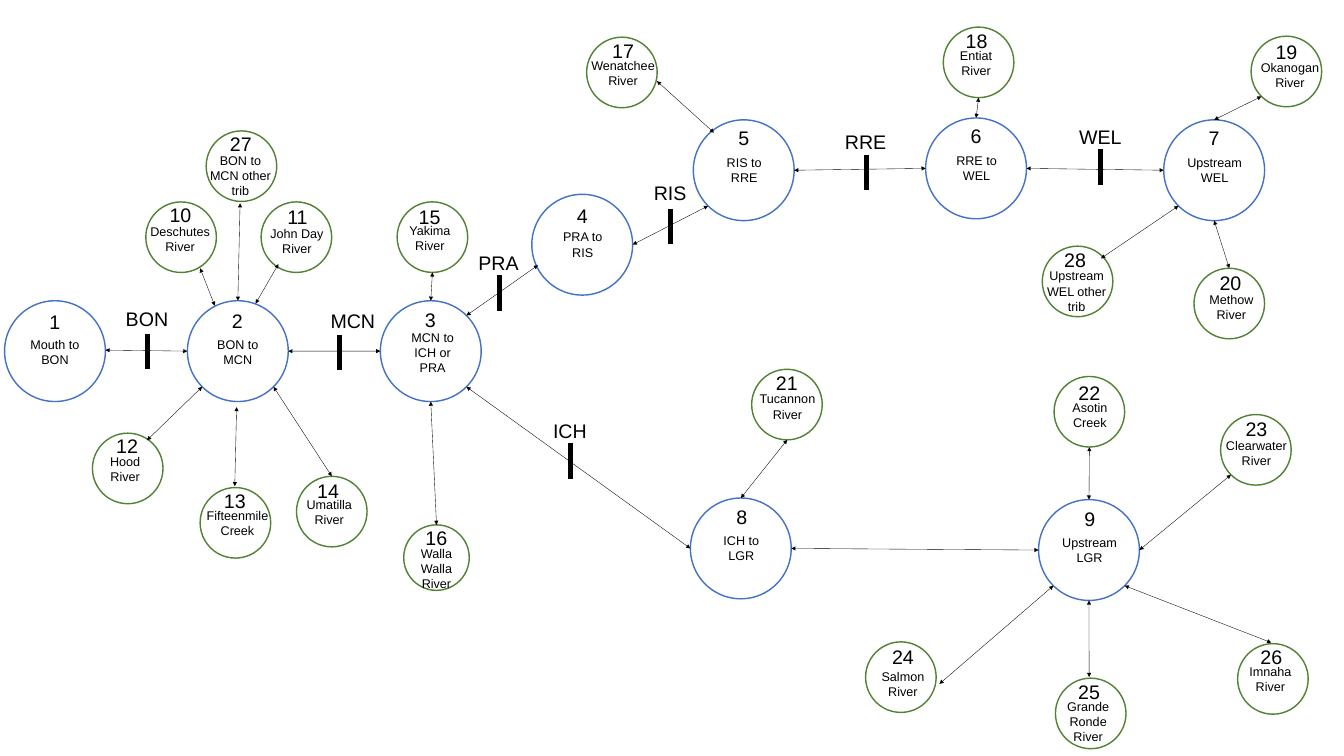
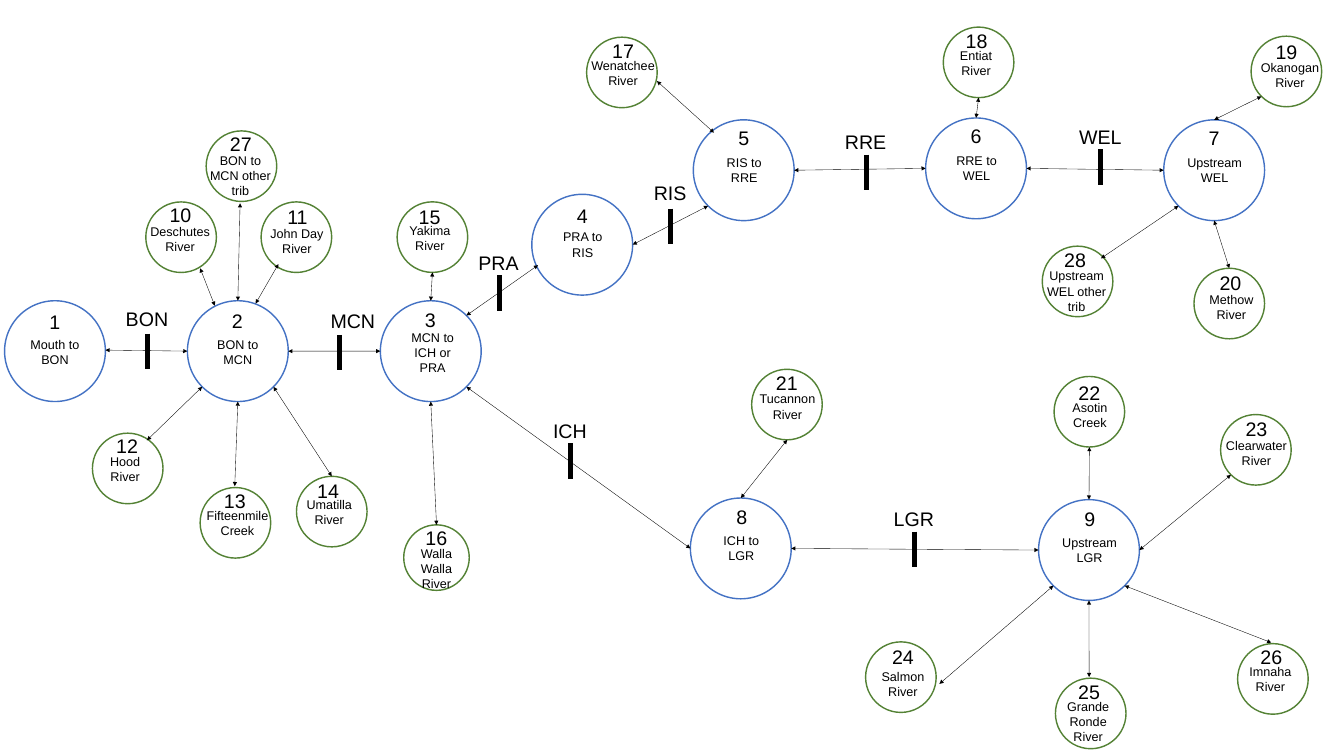
Before and after one commit to markusmin/steelhead, a slide deck: slide 1 of figures/full_model_diagram.pptx. Drawn at 1344x756 pixels with LibreOffice and Linux fonts; fonts in the diff are those of the drawing. Boxes give left, top, right and bottom in pixels: in the first picture for what was removed or moved away, otherwise in the second. Text is boxed around its words. In the diff, an @@ line names an element or a change of style, - is before the commit and + after.

```diff
--- a/figures/full_model_diagram.pptx
+++ b/figures/full_model_diagram.pptx
@@ double arrow moved from (235, 486) - (236, 407) to (235, 486) - (238, 402) @@
@@ text added at [894, 512, 934, 527], 28 pt, text #000000 @@
+LGR
@@ line added from (914, 532) to (914, 567), #000000 7 pt @@
```
Also in this commit, not shown: 1 other file.
